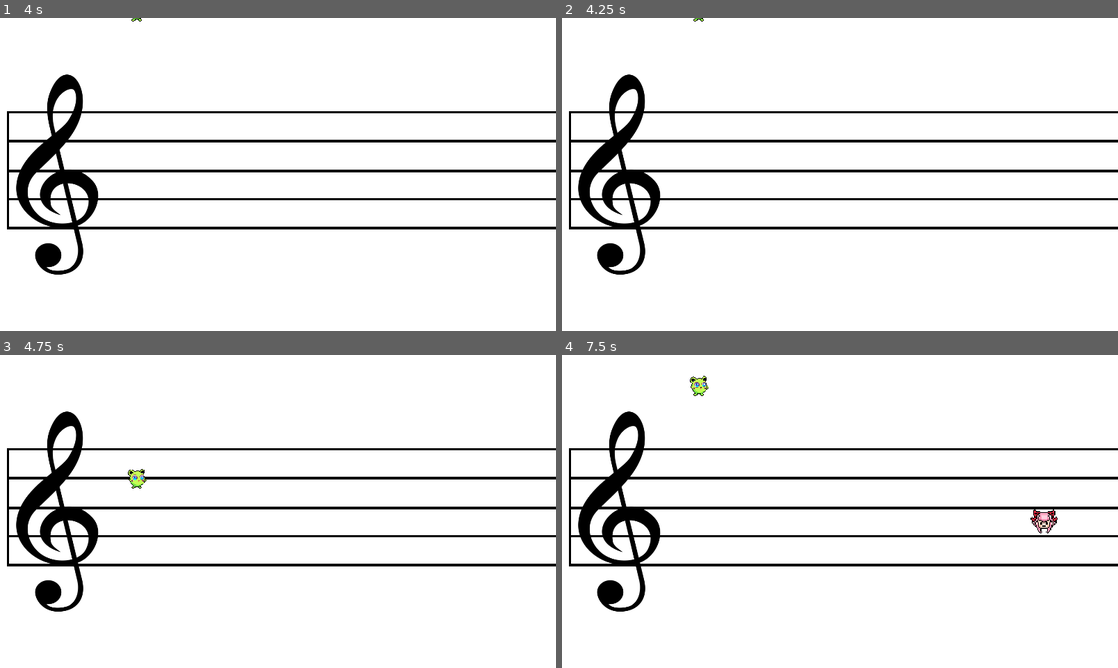
Above: before the commit, frames 1-4 (two rows, left to right).
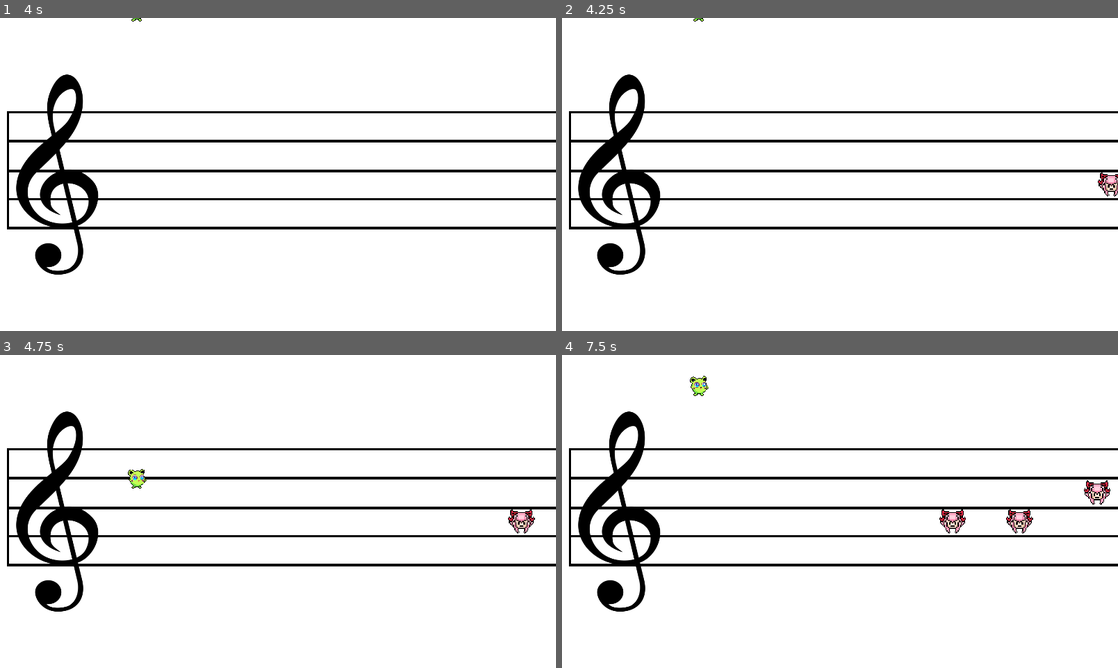
Above: after the commit, the same moments.

Repository: Paco-Gillet/Do-Infinity
Game: Godot game, scene res://scenes/menu/menuDebut.tscn
Two runs of this game, one before a commit and one after it. Both use one fixed random seed, a clock stepped at 60 frames per second and the inputs below.
Inputs:
- Up to frame 1 (4 s): click "Play" at 0.5 s; tap Enter at 1.25 s; hold W (move_up) 1.28-2.03 s; hold S (move_down) 2.03-2.78 s; hold W (move_up) from 2.78 s (still down)
- Up to frame 2 (4.25 s): keep holding W (move_up)
- Up to frame 3 (4.75 s): release W (move_up) at 4.28 s; hold S (move_down) from 4.28 s (still down)
- Up to frame 4 (7.5 s): release S (move_down) at 6.53 s; hold W (move_up) from 6.53 s (still down)

Frame 1 is identical in both runs. In frame 2, 0.2% of the frame differs, in the area x 96-100%, y 49-58%; in frame 3, 0.2%; in frame 4, 1.0%, in the area x 67-99%, y 40-58%.

Commit message:
fix
plein de truc

Diff:
--- /dev/null
+++ b/scripts/note_musique.gd
@@ -0,0 +1,21 @@
+extends RigidBody2D
+
+@onready var melodie: AnimatedSprite2D = $AnimatedSprite2D
+# Called when the node enters the scene tree for the first time.
+var velocity: Vector2 = Vector2.ZERO
+
+func _ready() -> void:
+	melodie.play("melodie")
+
+func set_velocity(new_velocity: Vector2) -> void:
+	velocity = new_velocity
+	linear_velocity = velocity
+
+func _physics_process(delta: float) -> void:
+	# Verrouille la vitesse à celle définie initialement
+	linear_velocity = velocity
+
+
+
+func _on_visible_on_screen_enabler_2d_screen_exited() -> void:
+	queue_free()
--- a/scripts/scene_partition.gd
+++ b/scripts/scene_partition.gd
@@ -31,7 +31,8 @@
 
 	lastTimeToSpawn += get_process_delta_time()
 
-	if(lastTimeToSpawn >=0.1):
+
+	if(lastTimeToSpawn >=0.05):
 		lastTimeToSpawn = 0
 		var melodie = melodie_scene.instantiate()
 		var nbPointSpawn: int = randi_range(1,4)
Binary file added: sprites/NoteDeMusiqueSansPointBlancFrame1.png
Not shown, added: sprites/NoteDeMusiqueSansPointBlancFrame1.png.import
Binary file added: sprites/NoteDeMusiqueSansPointBlancFrame2.png
Not shown, added: sprites/NoteDeMusiqueSansPointBlancFrame2.png.import
